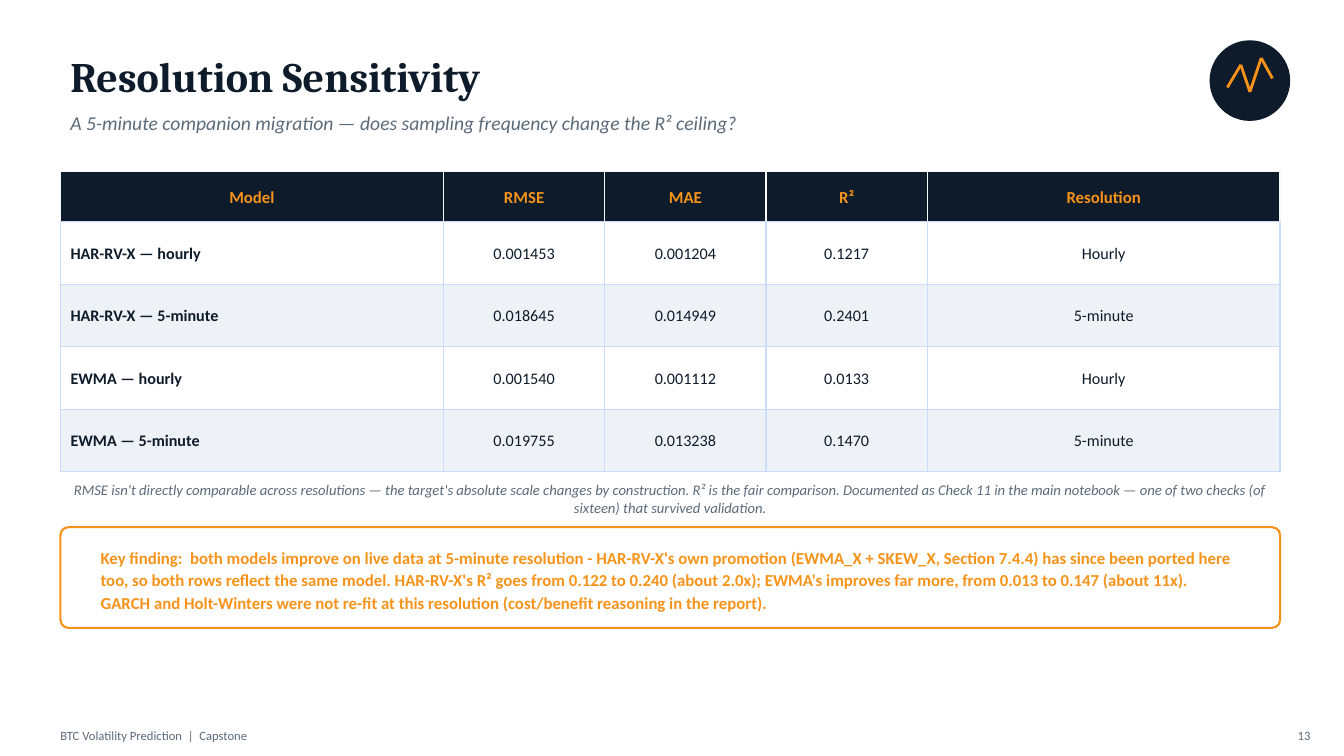
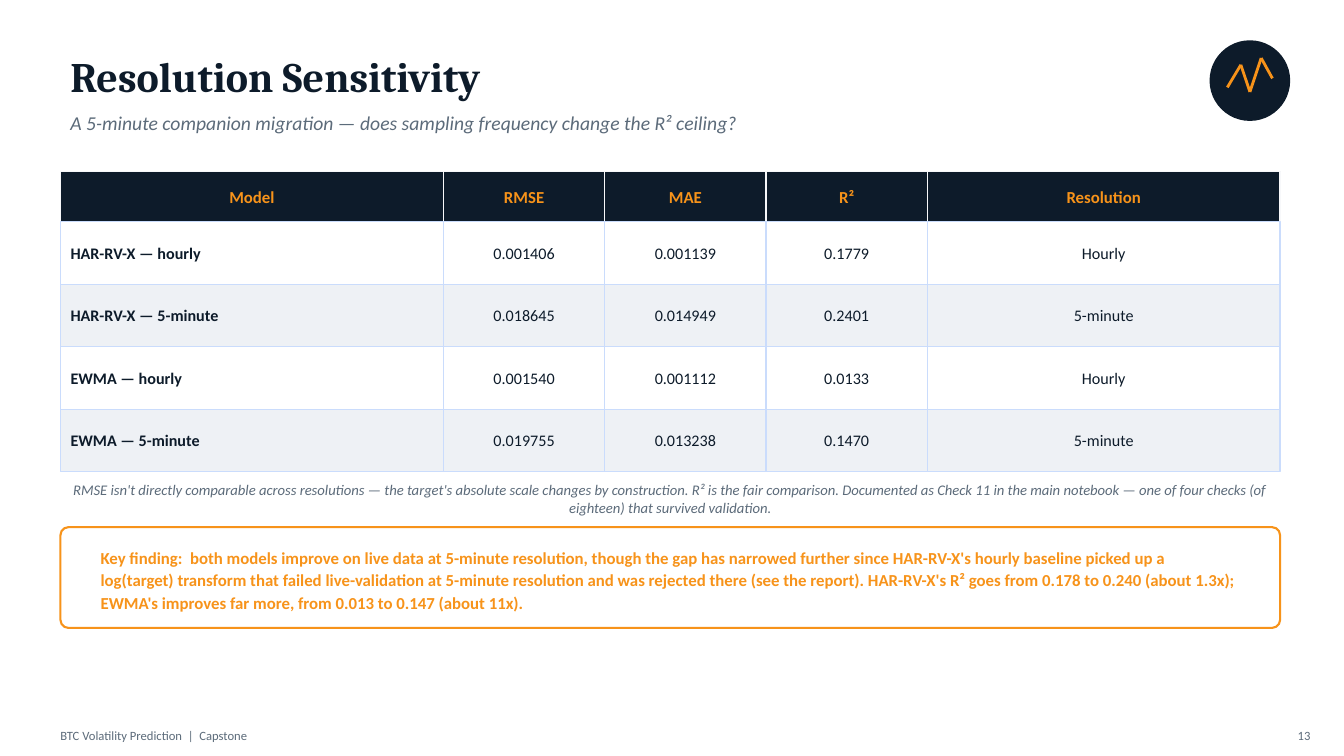
Before and after one commit to mhejairi10/bitcoin-volatility-prediction, a slide deck: slide 13 of presentation/capstone-btc-volatility.pptx. Drawn at 1344x756 pixels with LibreOffice and Linux fonts; fonts in the diff are those of the drawing. Boxes give left, top, right and bottom in pixels: in the first picture for what was removed or moved away, otherwise in the second. Text is boxed around its words. In the diff, an @@ line names an element or a change of style, - is before the commit and + after.

```diff
--- a/presentation/capstone-btc-volatility.pptx
+++ b/presentation/capstone-btc-volatility.pptx
@@ text at box(493, 248, 554, 259): text changed @@
-0.001453
+0.001406
@@ text at box(655, 248, 716, 259): text changed @@
-0.001204
+0.001139
@@ text at box(824, 248, 869, 259): text changed @@
-0.1217
+0.1779
@@ text at box(73, 483, 1265, 516): text changed @@
-RMSE isn't directly comparable across resolutions — the target's absolute scale changes by construction. R² is the fair comparison. Documented as Check 11 in the main notebook — one of two checks (of sixteen) that survived validation.
+RMSE isn't directly comparable across resolutions — the target's absolute scale changes by construction. R² is the fair comparison. Documented as Check 11 in the main notebook — one of four checks (of eighteen) that survived validation.
@@ text at box(101, 552, 1234, 612): text changed @@
-Key finding: both models improve on live data at 5-minute resolution - HAR-RV-X's own promotion (EWMA_X + SKEW_X, Section 7.4.4) has since been ported here too, so both rows reflect the same model. HAR-RV-X's R² goes from 0.122 to 0.240 (about 2.0x); EWMA's improves far more, from 0.013 to 0.147 (about 11x). GARCH and Holt-Winters were not re-fit at this resolution (cost/benefit reasoning in the report).
+Key finding: both models improve on live data at 5-minute resolution, though the gap has narrowed further since HAR-RV-X's hourly baseline picked up a log(target) transform that failed live-validation at 5-minute resolution and was rejected there (see the report). HAR-RV-X's R² goes from 0.178 to 0.240 (about 1.3x); EWMA's improves far more, from 0.013 to 0.147 (about 11x).
```
Also in this commit, not shown: 4 other slides changed, 2 other files.
